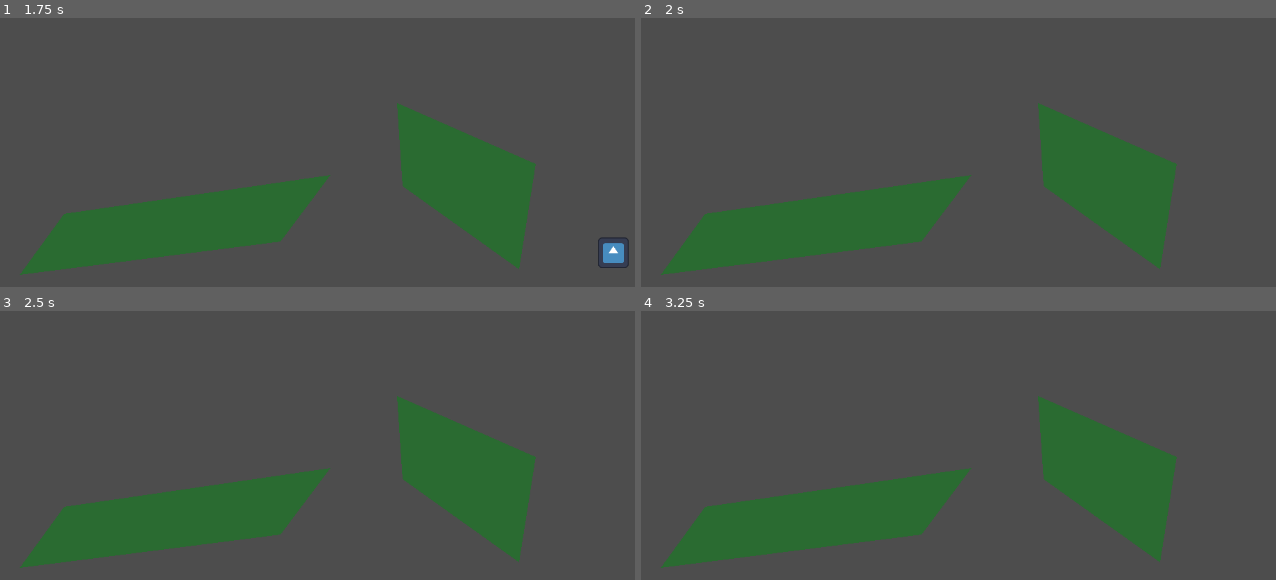
Above: before the commit, frames 1-4 (two rows, left to right).
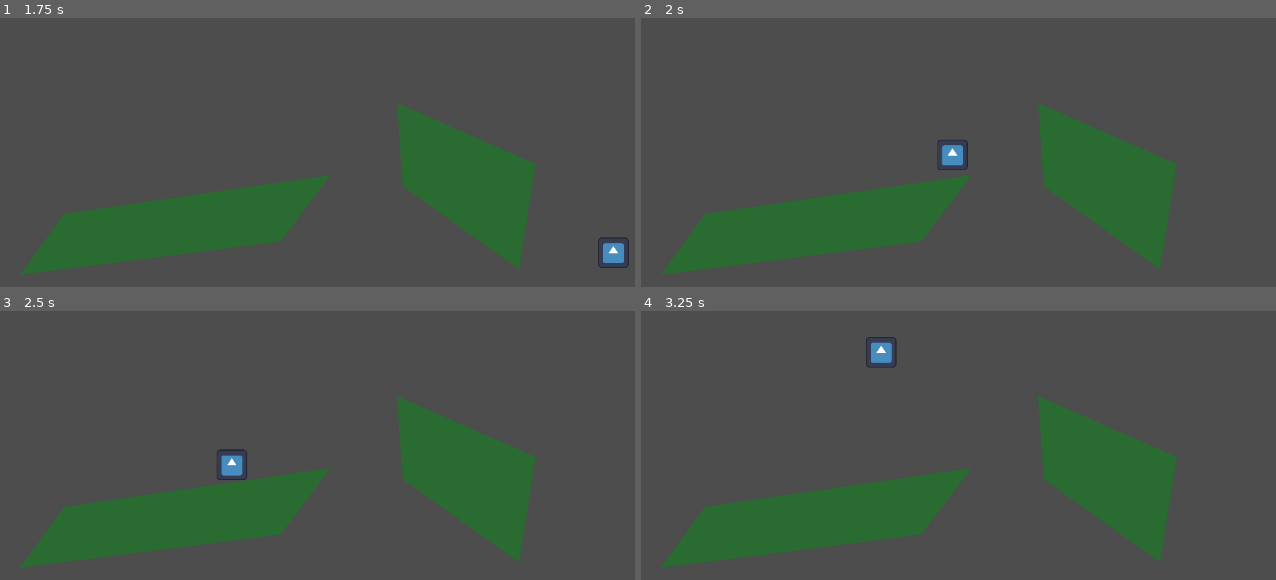
Above: after the commit, the same moments.

Repository: mqx4vk/HW9-SmoothMoves
Game: Godot game, scene res://movement_demo.tscn
The game is run twice, just before and just after one commit, with the same random seed, the same clock (stepped at 60 frames per second) and the same inputs. The engine's default icon, where the game draws it, is replaced by a stand-in: a white triangle on a blue panel in a dark square.
Inputs:
- Up to frame 1 (1.75 s): tap Enter at 0.5 s; hold D (move_right) from 0.53 s (still down); tap Space (jump) at 0.77, 1.52 s
- Up to frame 2 (2 s): keep holding D (move_right)
- Up to frame 3 (2.5 s): release D (move_right) at 2.03 s; hold A (move_left) from 2.03 s (still down)
- Up to frame 4 (3.25 s): release A (move_left) at 2.78 s; hold D (move_right) from 2.78 s (still down); tap Space (jump) at 3.02 s

Frame 1 is identical in both runs. In frame 2, 0.3% of the frame differs, in the area x 46-52%, y 45-57%; in frame 3, 0.3%; in frame 4, 0.4%, in the area x 35-41%, y 9-22%.

Commit message:
minor changes

Diff:
--- a/movement_demo.tscn
+++ b/movement_demo.tscn
@@ -1,6 +1,7 @@
-[gd_scene load_steps=5 format=3 uid="uid://bvov3cd6ck38d"]
+[gd_scene load_steps=6 format=3 uid="uid://bvov3cd6ck38d"]
 
 [ext_resource type="Script" path="res://Scripts/MoveCharacter.gd" id="1_mk64b"]
+[ext_resource type="Script" path="res://Scripts/DeadlyArea.gd" id="1_xqe81"]
 [ext_resource type="Texture2D" uid="uid://5n4fe0v0umjv" path="res://icon.svg" id="2_atlvx"]
 [ext_resource type="Script" path="res://Scripts/PolygonCollisionShaper.gd" id="3_ho3wj"]
 
@@ -8,6 +9,7 @@
 size = Vector2(44, 44)
 
 [node name="Node2D" type="Node2D"]
+script = ExtResource("1_xqe81")
 
 [node name="CharacterBody2D" type="CharacterBody2D" parent="."]
 position = Vector2(424, 368)
@@ -51,3 +53,16 @@
 [node name="CollisionPolygon2D" type="CollisionPolygon2D" parent="LevelPiece2"]
 position = Vector2(-431.68, 48)
 polygon = PackedVector2Array(63.68, 88, 447.68, 32, 375.68, 128, -0.320007, 176)
+
+[node name="Area2D3" type="Area2D" parent="."]
+position = Vector2(49, 706)
+script = ExtResource("3_ho3wj")
+
+[node name="Polygon2D" type="Polygon2D" parent="Area2D3"]
+color = Color(0.278431, 0, 0.278431, 1)
+polygon = PackedVector2Array(-587, -7, 1408, -15, 1403, 107, -578, 106)
+
+[node name="CollisionPolygon2D" type="CollisionPolygon2D" parent="Area2D3"]
+polygon = PackedVector2Array(-587, -7, 1408, -15, 1403, 107, -578, 106)
+
+[connection signal="body_entered" from="Area2D3" to="." method="_on_area_2d_body_entered"]
